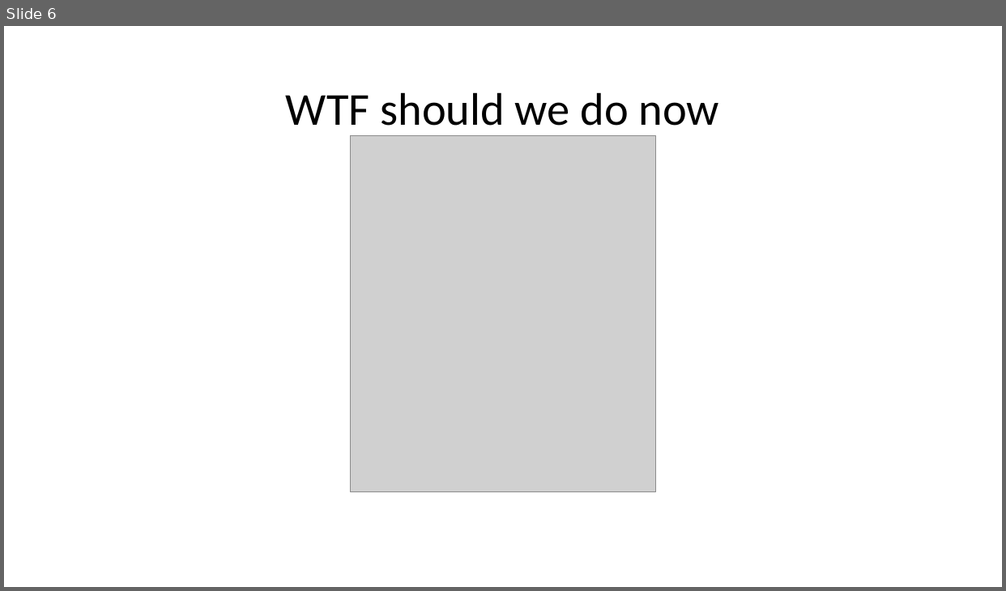
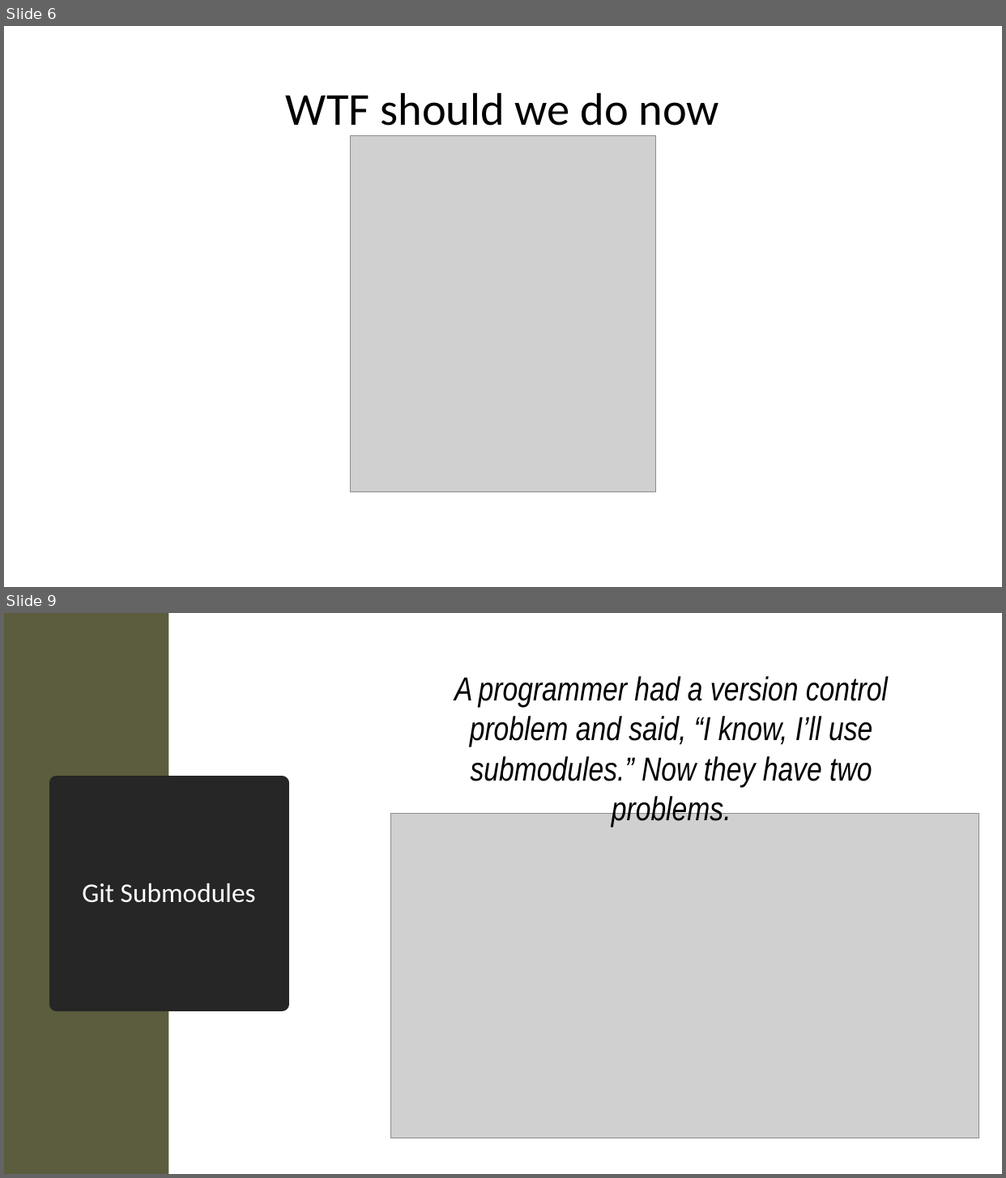
Before and after one commit to Xapuu/programingStuff, a slide deck: ngMeetup.pptx. Shown one above the other, each under a label of ours: slide 6 before the commit, slides 6 and 9 after it; the slides between them are not shown. The pictures are 1006x591 and 1006x1178 pixels, drawn with LibreOffice and Linux fonts; fonts in the diff are those of the drawing; grey boxes stand for pictures. Boxes give left, top, right and bottom in pixels: in the first picture for what was removed or moved away, otherwise in the second. Text is boxed around its words. In the diff, an @@ line names an element or a change of style, - is before the commit and + after.

```diff
--- a/ngMeetup.pptx
+++ b/ngMeetup.pptx
@@ slide 9 added at [4, 613, 1002, 1174], background #FFFFFF @@
@@ rectangle added at [4, 613, 168, 1174], fill #5C5C3E @@
@@ text added at [454, 676, 888, 786], 32 pt, text #000000, italic @@
+A programmer had a version control problem and said, “I know, I’ll use submodules.” Now they have two problems.
@@ title added at [57, 783, 282, 1004], fill #262626, outline #262626 13.75 pt, 26 pt, text #FFFFFF @@
+Git Submodules
@@ picture added at [391, 813, 979, 1138] @@
```
Also in this commit, not shown: 1 slide changed, 5 other slides added, 3 slides removed, 1 other file.
